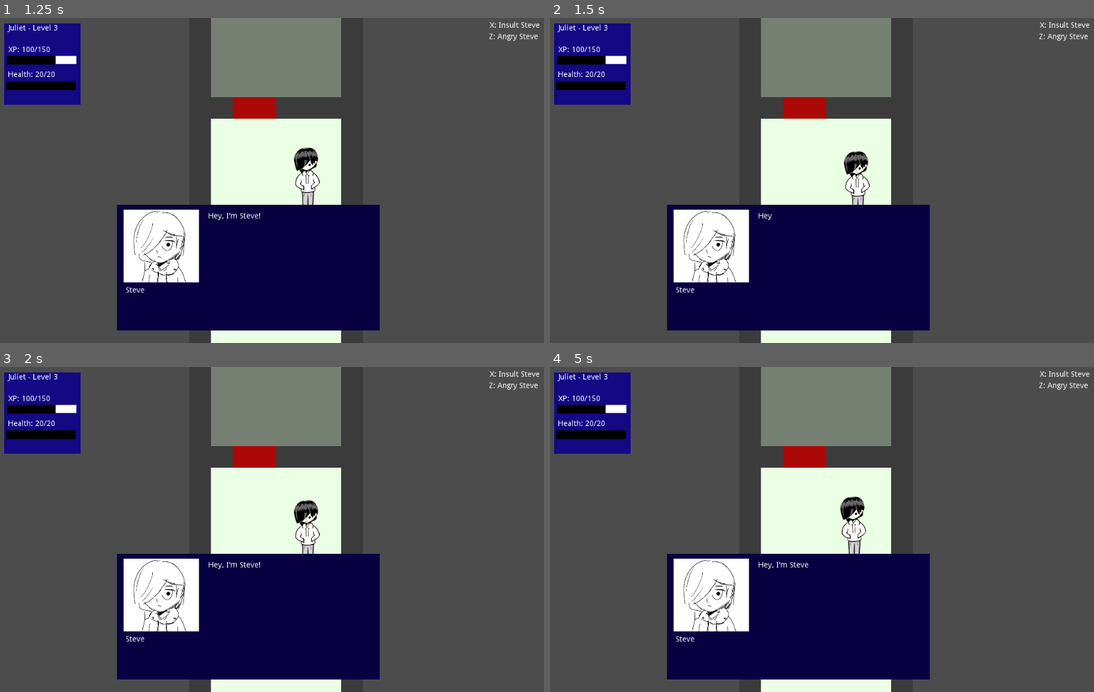
Above: before the commit, frames 1-4 (two rows, left to right).
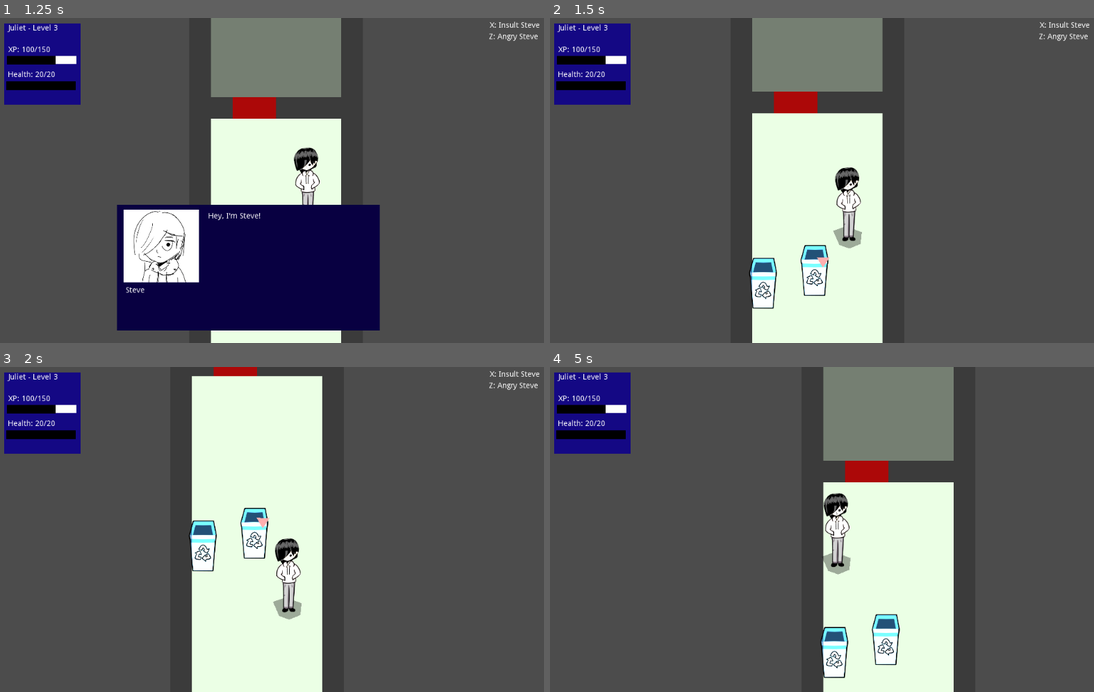
Above: after the commit, the same moments.

Repository: johnfn/ld49
Game: Godot game, scene res://Main.tscn
The game is run twice, just before and just after one commit, with the same random seed, the same clock (stepped at 60 frames per second) and the same inputs.
Inputs:
- Up to frame 1 (1.25 s): hold Right (ui_right) from 0.53 s (still down); tap Z (action) at 0.6 s
- Up to frame 2 (1.5 s): release Right (ui_right) at 1.28 s; hold Down (ui_down) from 1.28 s (still down); tap Z (action) at 1.35 s
- Up to frame 3 (2 s): keep holding Down (ui_down)
- Up to frame 4 (5 s): release Down (ui_down) at 2.03 s; hold Right (ui_right) 2.03-2.78 s; tap X (angry) at 2.1, 4.35 s; tap Z (action) at 2.3, 2.85, 3.6, 4.55 s; hold Up (ui_up) 2.78-3.53 s; hold Left (ui_left) from 3.53 s (still down)

Frame 1 is identical in both runs. In frame 2, 22% of the frame differs, in the area x 21-70%, y 0-100%; in frame 3, 30%; in frame 4, 36%, in the area x 21-100%, y 0-100%.

Commit message:
Fix stupid dialog bug in stupid way lets go

Diff:
--- a/Dialog.gd
+++ b/Dialog.gd
@@ -29,6 +29,8 @@
     if Input.is_action_just_pressed("action"):
 
       if next_dialogs.size() == 0:
+        yield(get_tree(), "idle_frame")
+
         visible = false
         get_tree().paused = false
       else:
Not shown, added: .gitignore
